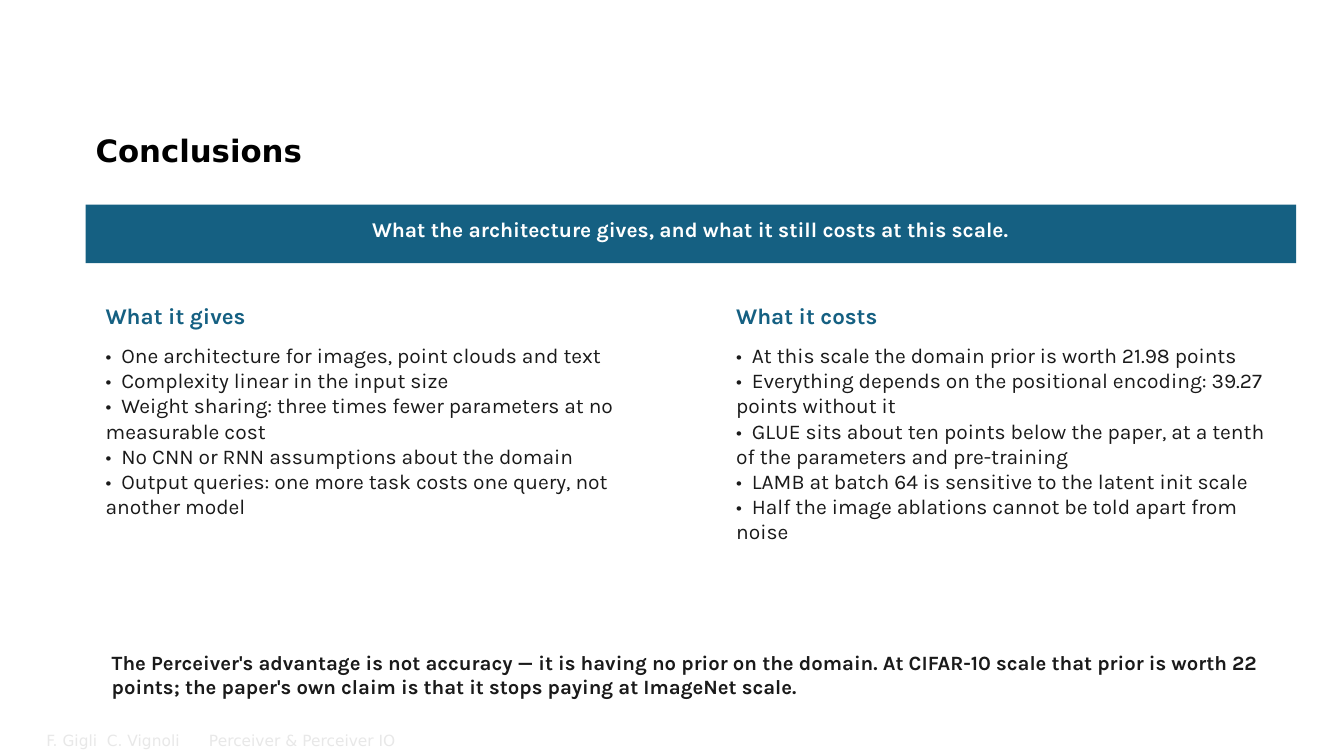
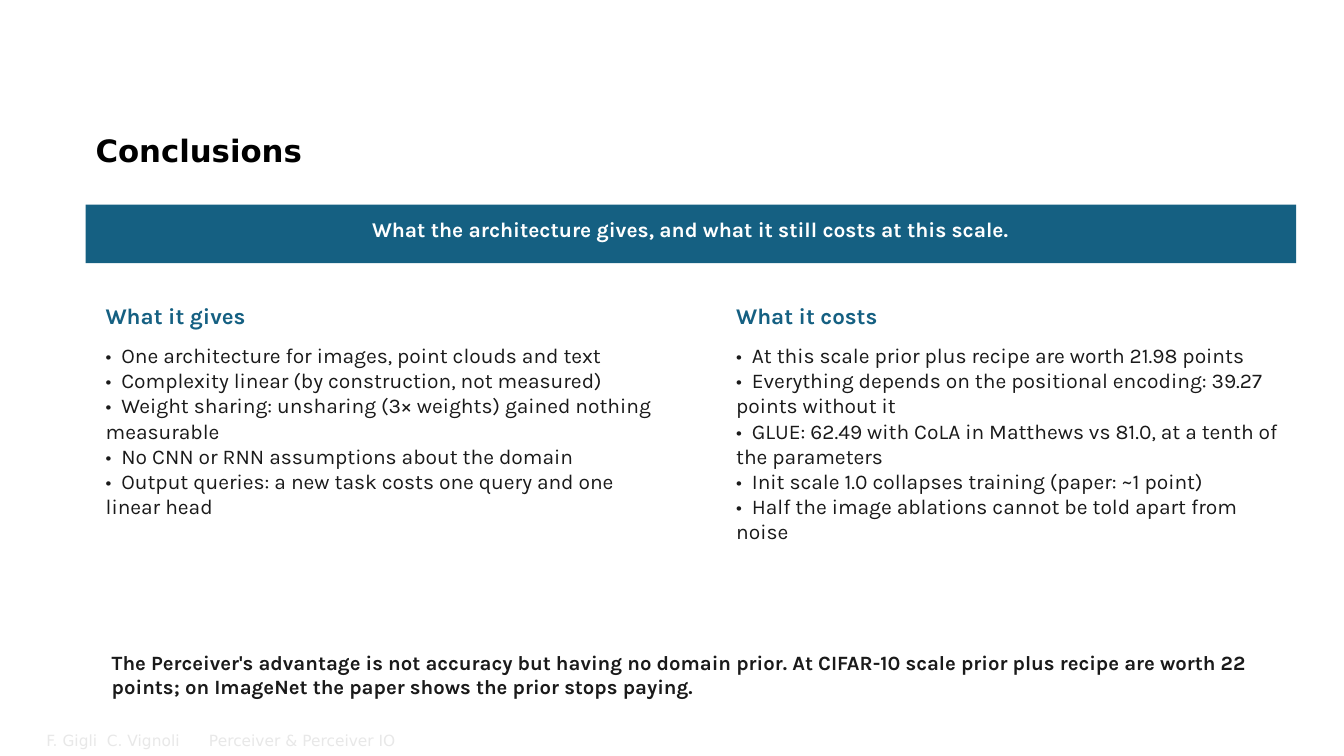
Before and after one commit to FrancescoGigli/Perceiver_project, a slide deck: slide 40 of sito/slide/Perceiver & Perceiver IO.pptx. Drawn at 1344x756 pixels with LibreOffice and Linux fonts; fonts in the diff are those of the drawing; background and template pictures are left out. Boxes give left, top, right and bottom in pixels: in the first picture for what was removed or moved away, otherwise in the second. Text is boxed around its words. In the diff, an @@ line names an element or a change of style, - is before the commit and + after.

Commit message:
Materiali allineati al codice e alla lezione rivista
Dispensa, deck beamer e deck PowerPoint, README e pagina iniziale dicono ora le stesse
cose della lezione, verificate su codice, log e PDF dei paper.

- Dispensa (220 pagine): cross-attention del nostro codice a 1 testa con d = 261
  (non 8 teste da 64), LayerNorm con radice di (sigma^2 + eps), residual del backward
  sommata a L' e non ai latenti normalizzati, init di default di PyTorch (niente Xavier),
  troncamento a +-2 sigma, Tab. 5 come "latent transformer essenziale", Tab. 6 completa,
  Fourier con frequenze equispaziate, Fig. 5 con i valori del grafico, Perceiver IO
  (84.5 con Fourier, patch audio, query da 1026, N e D non dichiarati), capitolo del
  progetto (e02 atteso per costruzione, seed che sposta lo split, CoLA in Matthews
  62.49/65.41, e23/e24/e27/e28 instabili, ModelNet40 senza banda, ResNet con la sua
  ricetta), riferimenti teorici (LSTM a 6 equazioni, LAMB, weight decay, dropout, He,
  equivarianza, softmax, flusso ottico e GLUE di IO).
- Beamer (41 pagine) e PowerPoint: stesse correzioni in inglese, formula del trust
  ratio, otto figure rigenerate da _diag/figure_risultati42.py (run instabili marcate,
  seed e split, ricette diverse, CoLA in Matthews); nuovo anello
  _diag/allinea_rev_20260927.py per il PowerPoint.
- README, progetto/README e pagina iniziale: numeri e cautele aggiornati (42 run su 42,
  59 voci di glossario, 41 pagine del deck, 220 della dispensa).
- Lezione: backward della LayerNorm, self-attention equivariante, e27 fra le run instabili.

```diff
--- a/sito/slide/Perceiver & Perceiver IO.pptx
+++ b/sito/slide/Perceiver & Perceiver IO.pptx
@@ text at (752, 348, 1244, 368): text changed @@
-• At this scale the domain prior is worth 21.98 points
+• At this scale prior plus recipe are worth 21.98 points
@@ text at (106, 373, 650, 440): text changed @@
-• Complexity linear in the input size
-• Weight sharing: three times fewer parameters at no measurable cost
+• Complexity linear (by construction, not measured)
+• Weight sharing: unsharing (3× weights) gained nothing measurable
@@ text at (736, 424, 1278, 494): text changed @@
-• GLUE sits about ten points below the paper, at a tenth of the parameters and pre-training
-• LAMB at batch 64 is sensitive to the latent init scale
+• GLUE: 62.49 with CoLA in Matthews vs 81.0, at a tenth of the parameters
+• Init scale 1.0 collapses training (paper: ~1 point)
@@ text at (106, 474, 614, 515): text changed @@
-• Output queries: one more task costs one query, not another model
+• Output queries: a new task costs one query and one linear head
@@ text at (112, 655, 1246, 699): text changed @@
-The Perceiver's advantage is not accuracy — it is having no prior on the domain. At CIFAR-10 scale that prior is worth 22 points; the paper's own claim is that it stops paying at ImageNet scale.
+The Perceiver's advantage is not accuracy but having no domain prior. At CIFAR-10 scale prior plus recipe are worth 22 points; on ImageNet the paper shows the prior stops paying.
```
Also in this commit, not shown: 25 other slides changed, 18 other files.
